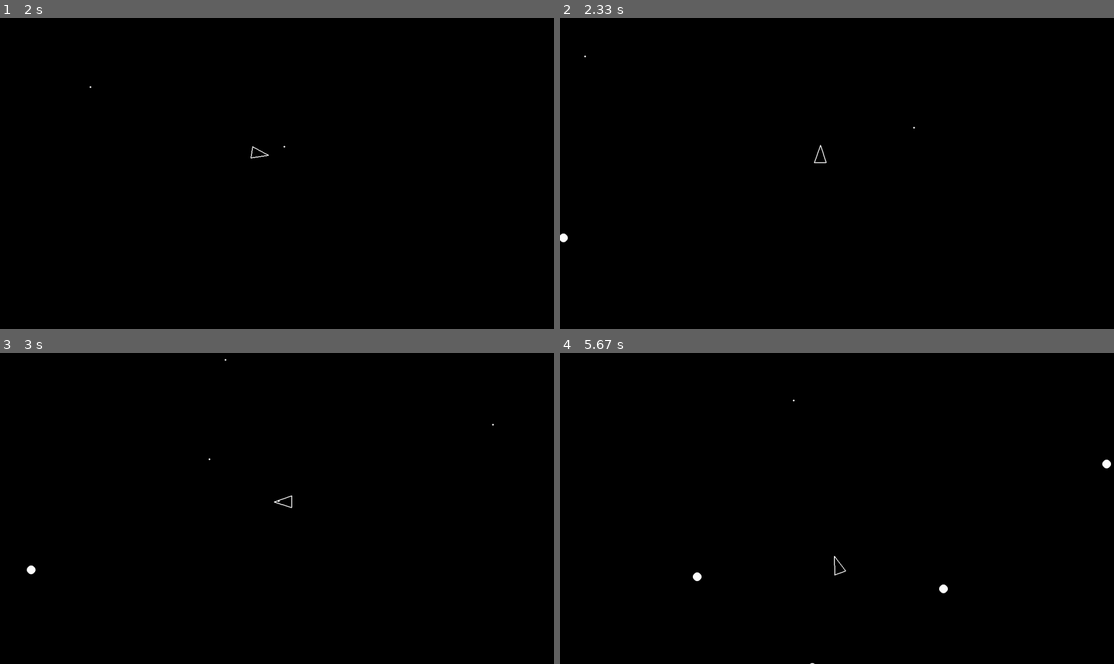
Above: before the commit, frames 1-4 (two rows, left to right).
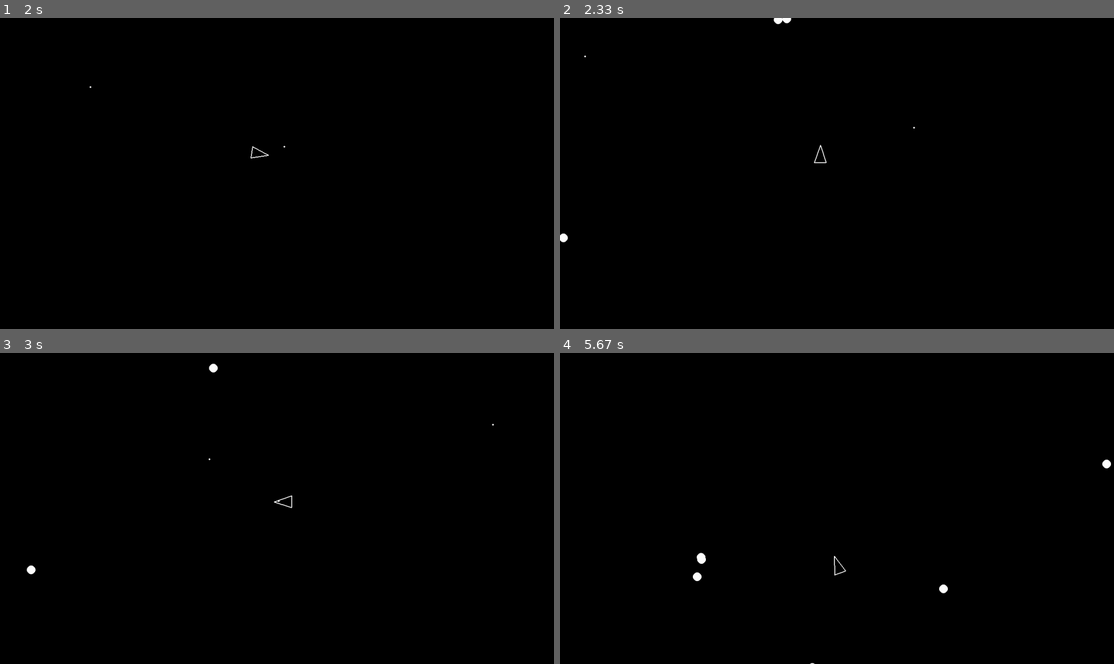
Above: after the commit, the same moments.

Repository: Timmeyontour/pygame-asteroids
Game: pygame game, started from main.py
The game is run twice, just before and just after one commit, with the same random seed, the same clock (stepped at 60 frames per second) and the same inputs.
Inputs:
- Up to frame 1 (2 s): tap Space at 0.33, 0.73, 1.03, 1.23, 1.57, 1.87 s; hold D 0.67-1.13 s; hold W 1.17-1.47 s; hold D 1.5-1.97 s
- Up to frame 2 (2.33 s): hold A from 2 s (still down); tap Space at 2.07 s
- Up to frame 3 (3 s): tap Space at 2.37, 2.63, 2.97 s; release A at 2.53 s; hold S 2.57-2.87 s; hold A from 2.9 s (still down)
- Up to frame 4 (5.67 s): tap Space at 3.27, 3.4, 3.8, 4.1, 4.47, 4.87, 5.17, 5.37 s; release A at 3.3 s; hold W 3.33-3.7 s; hold D 3.73-4.37 s; hold S 4.4-4.77 s; hold A 4.8-5.27 s; hold D from 5.3 s (still down)

Frame 1 is identical in both runs. In frame 2, less than 0.1% of the frame differs, in the area x 38-42%, y 0-2%; in frame 3, less than 0.1%; in frame 4, less than 0.1%, in the area x 24-43%, y 15-68%.

Commit message:
added basic asteroid splitting and tasks.txt

Diff:
--- a/asteroid.py
+++ b/asteroid.py
@@ -1,5 +1,8 @@
 import pygame
 import circleshape
+from constants import ASTEROID_MIN_RADIUS
+
+import random
 
 class Asteroid(circleshape.CircleShape):
 
@@ -13,3 +16,19 @@
 
     def update(self, dt):
         self.position += self.velocity * dt
+
+    def split(self):
+        self.kill()
+
+        if self.radius <= ASTEROID_MIN_RADIUS:
+            return
+        else:
+            random_angle = random.uniform(20, 50)
+            new_pos_vector = self.velocity.rotate(random_angle)
+            new_neg_vector = self.velocity.rotate(random_angle * -1)
+            new_radius = self.radius - ASTEROID_MIN_RADIUS
+
+            new_asteroid1 = Asteroid(self.position.x, self.position.y, new_radius)
+            new_asteroid1.velocity = new_pos_vector * 1.2
+            new_asteroid2 = Asteroid(self.position.x, self.position.y, new_radius)
+            new_asteroid2.velocity = new_neg_vector * 1.2
--- a/main.py
+++ b/main.py
@@ -56,7 +56,7 @@
 
                 if bullet.collCheck(obj):
                     print("Coll detected")
-                    obj.kill()
+                    obj.split()
                     bullet.kill()
 
         for obj in drawable:
--- /dev/null
+++ b/tasks.txt
@@ -0,0 +1,18 @@
+General:
+- collCheck not working 100% of the time
+- collCheck happens too fast, incl. despawning
+- Asteroids are not spawning in large, medium, small sizes + splitting accordingly
+
+Optional:
+Add a scoring system
+Implement multiple lives and respawning
+Add an explosion effect for the asteroids
+Add acceleration to the player movement
+Make the objects wrap around the screen instead of disappearing
+Add a background image
+Create different weapon types
+Make the asteroids lumpy instead of perfectly round
+Make the ship have a triangular hit box instead of a circular one
+Add a shield power-up
+Add a speed power-up
+Add bombs that can be dropped
